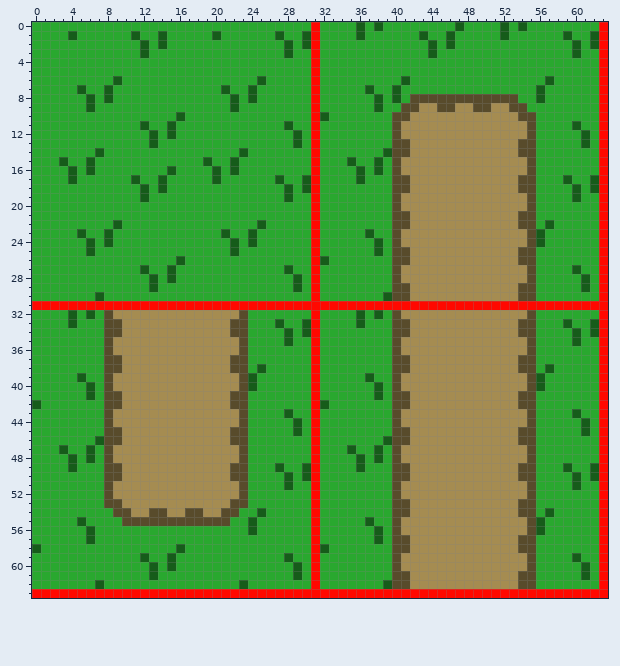
One commit to this pixel-art sprite: NNGame/Content/Tilesheets/Grass.png. This is how it looked before the edit.
The file is 64x64 pixels.
And afterwards:
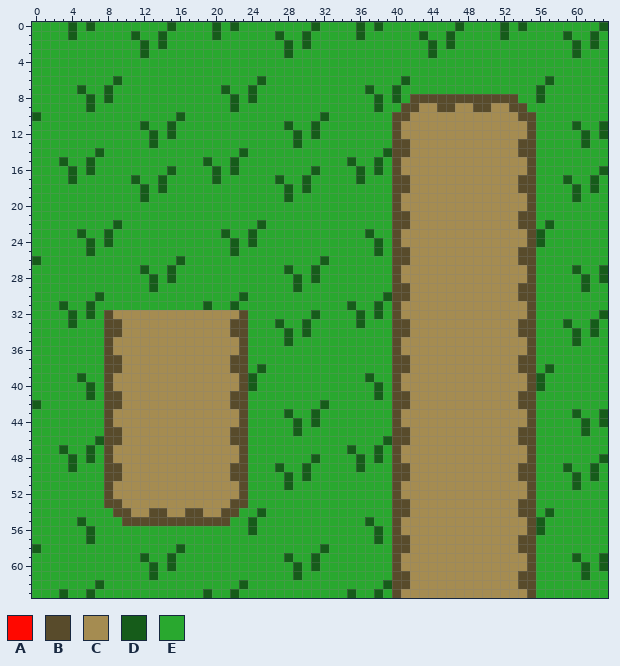
Palette (. is transparent): A #ff0800  B #584b2b  C #a58c51  D #165c1a  E #29a82f
Change:
Changed rows in their new state; - is an unchanged pixel.
first column x 0:
 0 ----D-D--------D----D-D--------D-------------------------------D
 1 -------------------------------E-------------------------------E
 2 -------------------------------E-------------------------------E
 3 -------------------------------E-------------------------------E
 4 -------------------------------E-------------------------------E
 5 -------------------------------E-------------------------------E
 6 -------------------------------E-------------------------------E
 7 -------------------------------E-------------------------------E
 8 -------------------------------E-------------------------------E
 9 -------------------------------E-------------------------------E
10 D------------------------------E-------------------------------E
11 -------------------------------D-------------------------------D
12 -------------------------------D-------------------------------D
13 -------------------------------E-------------------------------E
14 -------------------------------E-------------------------------E
15 -------------------------------E-------------------------------E
16 -------------------------------D-------------------------------D
17 -------------------------------E-------------------------------E
18 -------------------------------E-------------------------------E
19 -------------------------------E-------------------------------E
20 -------------------------------E-------------------------------E
21 -------------------------------E-------------------------------E
22 -------------------------------E-------------------------------E
23 -------------------------------E-------------------------------E
24 -------------------------------E-------------------------------E
25 -------------------------------E-------------------------------E
26 D------------------------------E-------------------------------E
27 -------------------------------D-------------------------------D
28 -------------------------------D-------------------------------D
29 -------------------------------E-------------------------------E
30 -----------------------D-------E-------------------------------E
31 EEEDEEDEEEEEEEEEEEEDEEDEEEEEEEEEEEEDEEDEBCCCCCCCCCCCCCCBEEEEEEEE
32 -------------------------------D-------------------------------D
33 -------------------------------E-------------------------------E
34 -------------------------------E-------------------------------E
35 -------------------------------E-------------------------------E
36 -------------------------------E-------------------------------E
37 -------------------------------E-------------------------------E
38 -------------------------------E-------------------------------E
39 -------------------------------E-------------------------------E
40 -------------------------------E-------------------------------E
41 -------------------------------E-------------------------------E
42 -------------------------------E-------------------------------E
43 -------------------------------D-------------------------------D
44 -------------------------------D-------------------------------D
45 -------------------------------E-------------------------------E
46 -------------------------------E-------------------------------E
47 -------------------------------E-------------------------------E
48 -------------------------------D-------------------------------D
49 -------------------------------E-------------------------------E
50 -------------------------------E-------------------------------E
51 -------------------------------E-------------------------------E
52 -------------------------------E-------------------------------E
53 -------------------------------E-------------------------------E
54 -------------------------------E-------------------------------E
55 -------------------------------E-------------------------------E
56 -------------------------------E-------------------------------E
57 -------------------------------E-------------------------------E
58 -------------------------------E-------------------------------E
59 -------------------------------D-------------------------------D
60 -------------------------------D-------------------------------D
61 -------------------------------E-------------------------------E
62 -------------------------------E-------------------------------E
63 EEEDEEDEEEEEEEEEEEEDEEDEEEEEEEEEEEEDEEDEBCCCCCCCCCCCCCCBEEEEEEEE
Pixel boxes of the changes (left, top, right, bottom) in both pictures:
changed: (32, 22, 608, 598)
